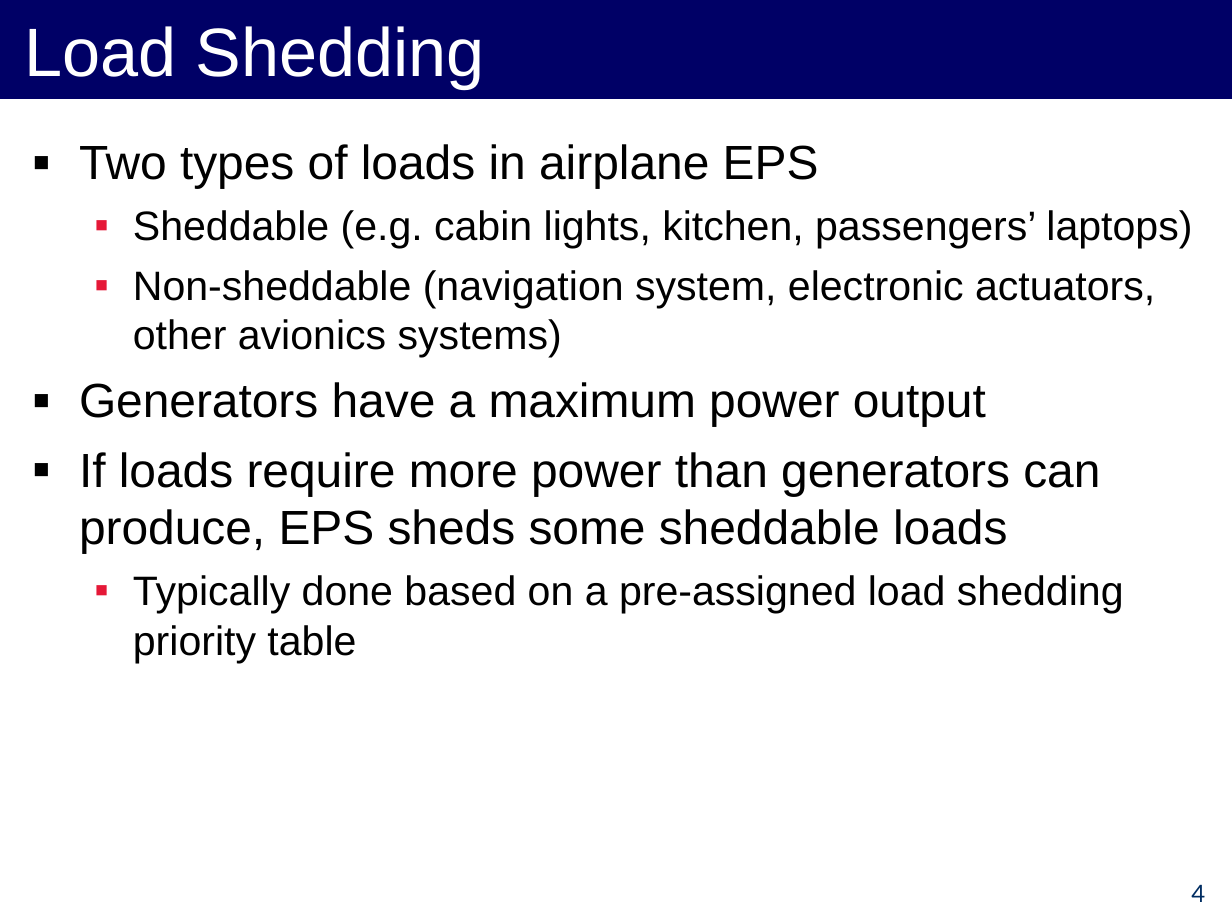
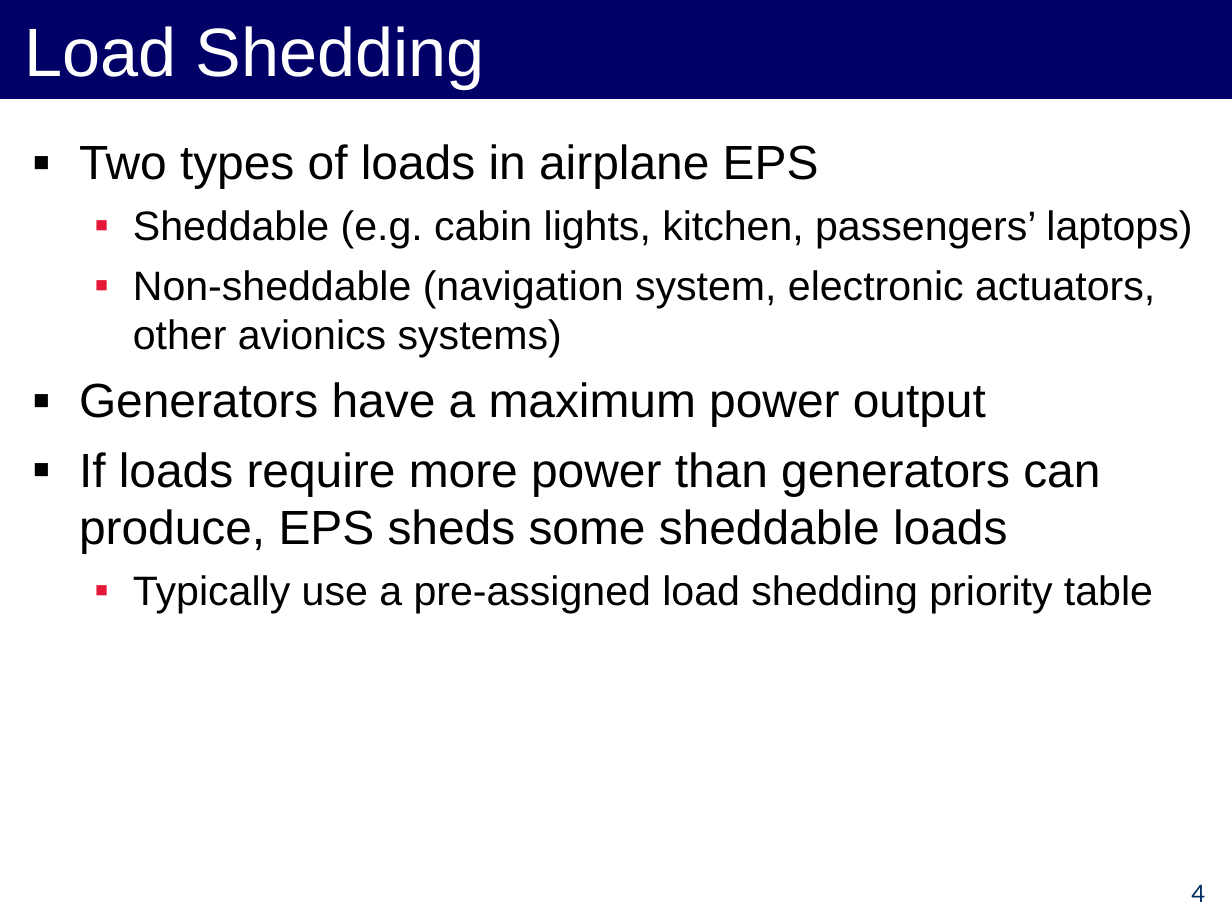
Before and after one commit to forresti/optimal_load_management, a slide deck: slide 4 of project/12-3-12_Presentation.ppt. Drawn at 1232x924 pixels with LibreOffice and Linux fonts; fonts in the diff are those of the drawing. Boxes give left, top, right and bottom in pixels: in the first picture for what was removed or moved away, otherwise in the second. Text is boxed around its words. In the diff, an @@ line names an element or a change of style, - is before the commit and + after.

```diff
--- a/project/12-3-12_Presentation.ppt
+++ b/project/12-3-12_Presentation.ppt
@@ text at (133,575,1153,614): text changed @@
-  ▪ Typically done based on a pre-assigned load shedding priority table
+  ▪ Typically use a pre-assigned load shedding priority table
```
Also in this commit, not shown: 2 other slides changed.
